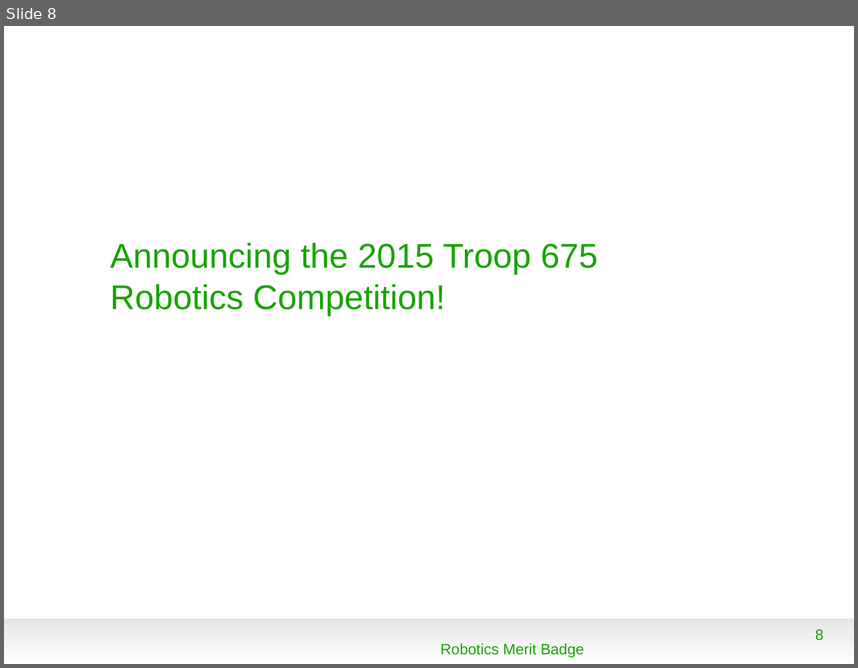
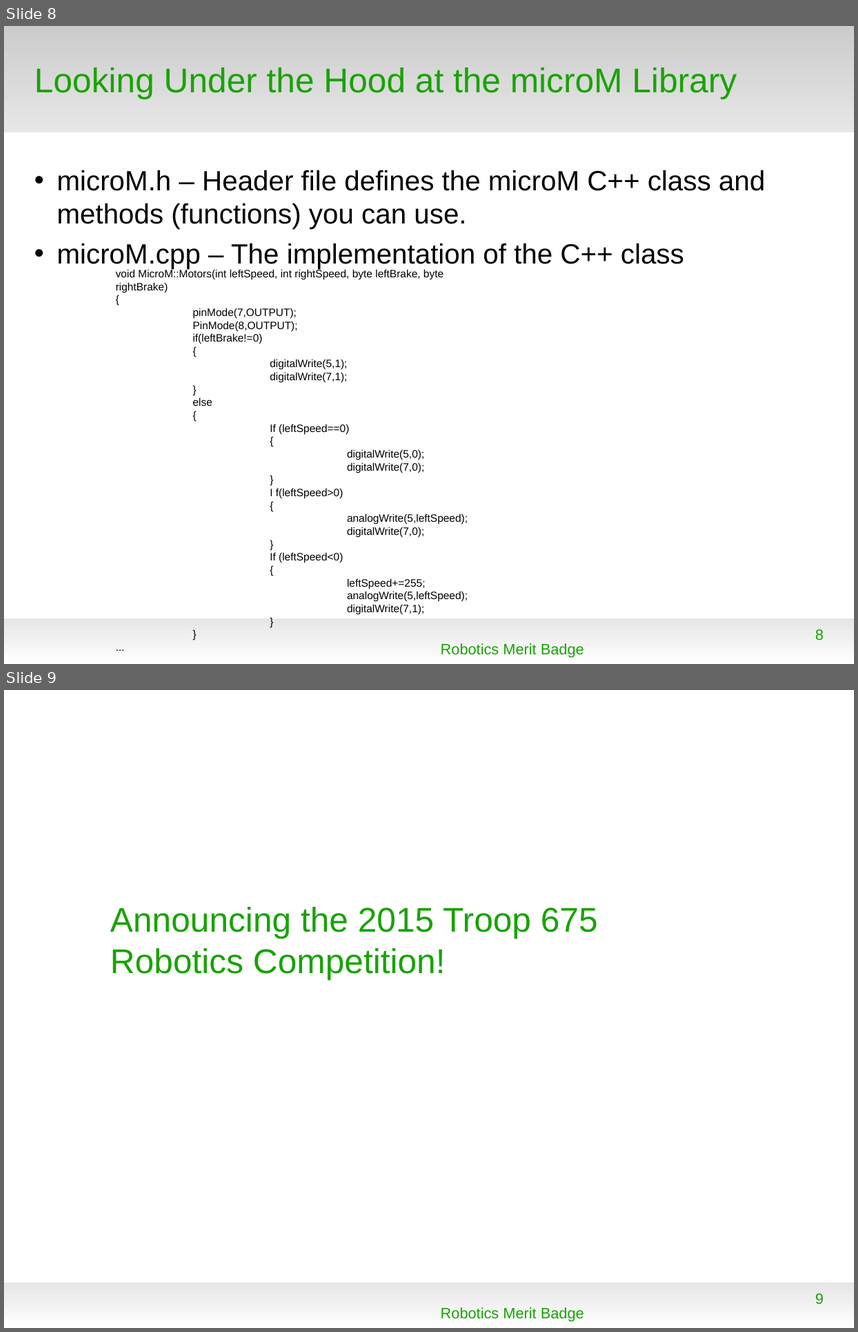
Before and after one commit to spiderman-2099/RoboticsMB, a slide deck: doc/RMB_Session2.odp. Shown one above the other, each under a label of ours: slide 8 before the commit, slides 8 and 9 after it. The pictures are 858x668 and 858x1332 pixels, drawn with LibreOffice and Linux fonts; fonts in the diff are those of the drawing; background and template pictures are left out. Boxes give left, top, right and bottom in pixels: in the first picture for what was removed or moved away, otherwise in the second. Text is boxed around its words. In the diff, an @@ line names an element or a change of style, - is before the commit and + after.

```diff
--- a/doc/RMB_Session2.odp
+++ b/doc/RMB_Session2.odp
@@ slide 8 added at box(4, 26, 854, 664), background #FFFFFF; not listed: 1 template element that a slide beside it also shows @@
@@ rectangle added at box(4, 26, 854, 132), fill gradient #CCCCCC to #E6E6E6 @@
@@ title added at box(34, 67, 737, 99), 32 pt, text #18A303 @@
+Looking Under the Hood at the microM Library
@@ text added at box(57, 170, 765, 269), 26 pt, text #000000 @@
+• microM.h – Header file defines the microM C++ class and methods (functions) you can use.
+• microM.cpp – The implementation of the C++ class
@@ text added at box(116, 268, 468, 614), 10 pt, text #000000 @@
+void MicroM::Motors(int leftSpeed, int rightSpeed, byte leftBrake, byte rightBrake)
+{
+pinMode(7,OUTPUT);
+PinMode(8,OUTPUT);
+if(leftBrake!=0)
+{
+digitalWrite(5,1);
+digitalWrite(7,1);
+}
+else
+{
+If (leftSpeed==0)
+{
+digitalWrite(5,0);
+digitalWrite(7,0);
+}
+I f(leftSpeed>0)
+{
+analogWrite(5,leftSpeed);
+digitalWrite(7,0);
+}
+If (leftSpeed<0)
+{
+leftSpeed+=255;
+analogWrite(5,leftSpeed);
+digitalWrite(7,1);
+}
+}
+...
@@ text added at box(441, 643, 584, 657), 14 pt, text #18A303 @@
+Robotics Merit Badge
@@ page number added at box(815, 629, 824, 640), 14 pt, text #18A303 @@
+8
@@ what was slide 8 is now slide 9 @@
@@ page number at box(815, 1293, 824, 1303): text changed @@
-8
+9
```
Also in this commit, not shown: 2 slides changed, 1 other slide added, 1 slide removed.
